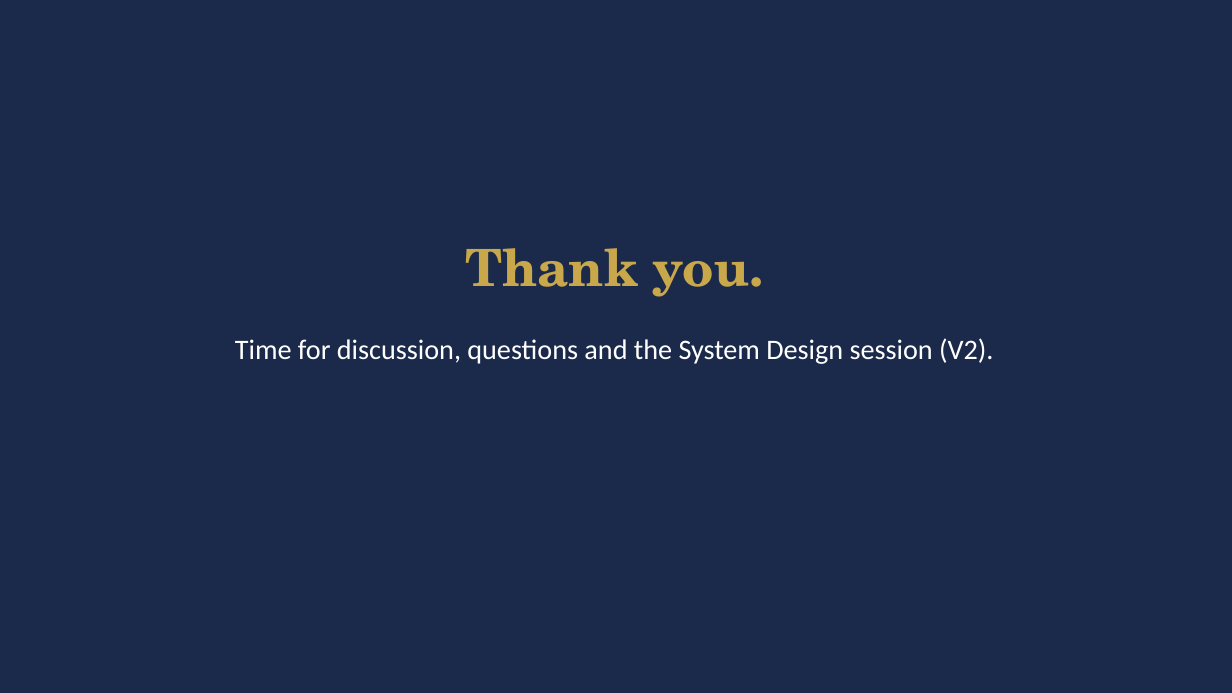
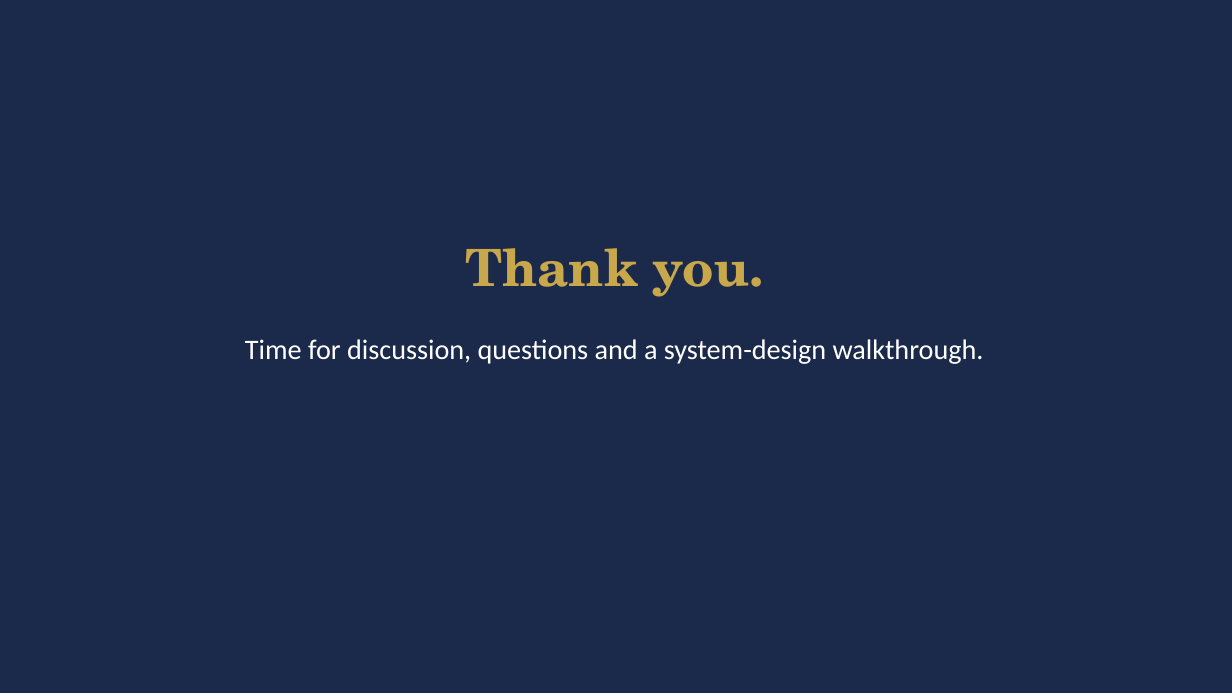
Before and after one commit to kpulka/Elevenlabs_SpaHotel_PoC, a slide deck: slide 14 of presentation/Bukowy_Dwor_Case_Study_EN.pptx. Drawn at 1232x693 pixels with LibreOffice and Linux fonts; fonts in the diff are those of the drawing. Boxes give left, top, right and bottom in pixels: in the first picture for what was removed or moved away, otherwise in the second. Text is boxed around its words. In the diff, an @@ line names an element or a change of style, - is before the commit and + after.

```diff
--- a/presentation/Bukowy_Dwor_Case_Study_EN.pptx
+++ b/presentation/Bukowy_Dwor_Case_Study_EN.pptx
@@ text at <box>245,339,984,364</box>: text changed @@
-Time for discussion, questions and the System Design session (V2).
+Time for discussion, questions and a system-design walkthrough.
```
Also in this commit, not shown: 4 other slides changed, 33 other files.
